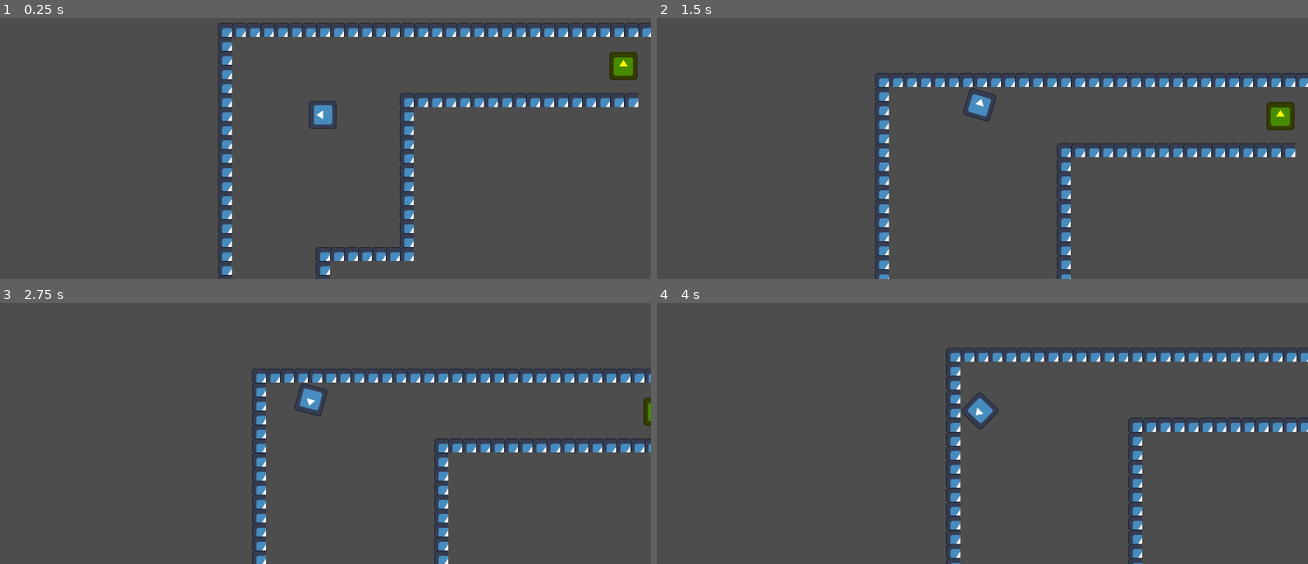
Above: before the commit, frames 1-4 (two rows, left to right).
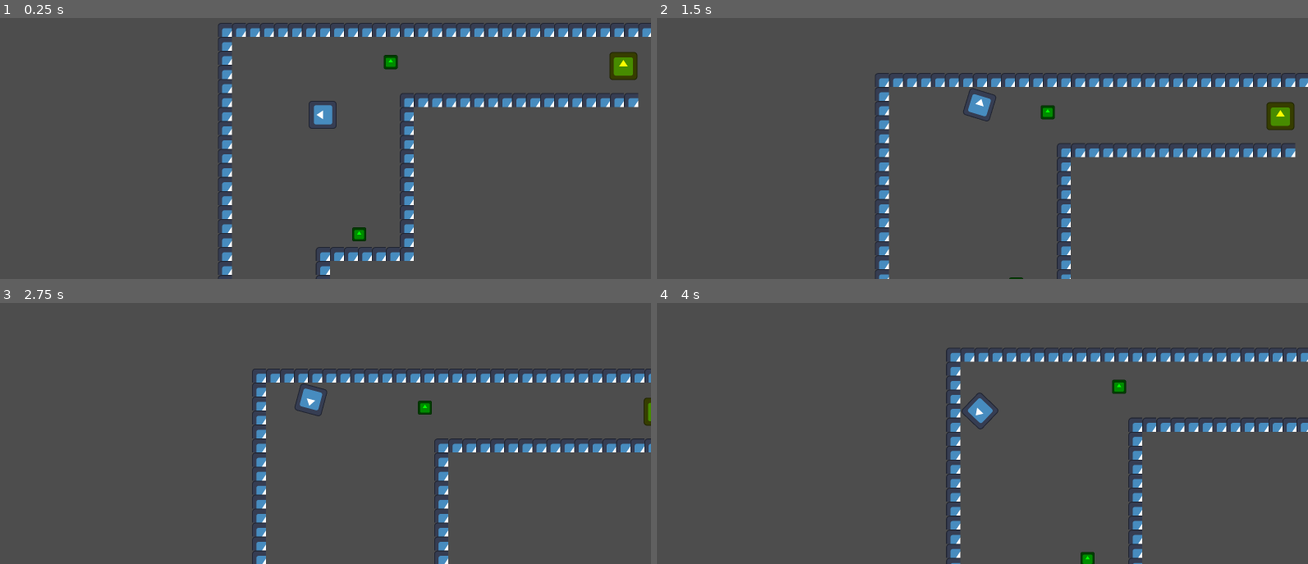
Above: after the commit, the same moments.

Repository: AltairGameStudio/Godot-Wild-Jam-93-Team-1
Game: Godot game, scene res://scenes/world.tscn
Two runs of this game, one before a commit and one after it. Both use one fixed random seed, a clock stepped at 60 frames per second and the inputs below. The engine's default icon, where the game draws it, is replaced by a stand-in: a white triangle on a blue panel in a dark square.
Inputs (mouse positions are in pixels of both pictures, inside the frame that each line leads up to):
- Up to frame 1 (0.25 s): no input
- Up to frame 2 (1.5 s): tap Enter at 0.5 s; move the mouse to (949, 179) at 0.52 s; hold Space (interact) 0.53-1.28 s; hold W (ui_up) from 0.53 s (still down); move the mouse to (1177, 164) at 1.27 s; click (1177, 164) at 1.35 s
- Up to frame 3 (2.75 s): move the mouse to (123, 349) at 2.02 s; release W (ui_up) at 2.03 s; hold A (ui_left) from 2.03 s (still down); hold Space (interact) from 2.03 s (still down)
- Up to frame 4 (4 s): move the mouse to (1015, 399) at 2.77 s; release Space (interact) at 2.78 s; click (1015, 399) at 2.85 s; move the mouse to (878, 318) at 3.52 s; release A (ui_left) at 3.53 s; hold S (ui_down) from 3.53 s (still down); hold Space (interact) from 3.53 s (still down)

The runs differ from the first frame. In frame 1, 0.2% of the frame differs, in the area x 54-62%, y 14-86%; in frame 2, 0.1%; in frame 3, 0.1%; in frame 4, 0.2%.

Commit message:
Alinhamento e tooltip no inventário

Diff:
--- a/project.godot
+++ b/project.godot
@@ -19,6 +19,10 @@
 
 window/size/viewport_width=1800
 window/size/viewport_height=900
+
+[gui]
+
+timers/tooltip_delay_sec=0.05
 
 [input]
 
--- a/scenes/hud.tscn
+++ b/scenes/hud.tscn
@@ -76,3 +76,129 @@
 texture = ExtResource("1_oo0fn")
 expand_mode = 1
 script = ExtResource("2_5ysmq")
+
+[node name="InventorySlot7" type="TextureRect" parent="InventoryScroll/VBoxContainer" unique_id=1878437833]
+modulate = Color(0, 0, 0, 1)
+custom_minimum_size = Vector2(60, 60)
+layout_mode = 2
+mouse_filter = 0
+texture = ExtResource("1_oo0fn")
+expand_mode = 1
+script = ExtResource("2_5ysmq")
+
+[node name="InventorySlot8" type="TextureRect" parent="InventoryScroll/VBoxContainer" unique_id=1579458111]
+modulate = Color(0, 0, 0, 1)
+custom_minimum_size = Vector2(60, 60)
+layout_mode = 2
+mouse_filter = 0
+texture = ExtResource("1_oo0fn")
+expand_mode = 1
+script = ExtResource("2_5ysmq")
+
+[node name="InventorySlot9" type="TextureRect" parent="InventoryScroll/VBoxContainer" unique_id=1116091154]
+modulate = Color(0, 0, 0, 1)
+custom_minimum_size = Vector2(60, 60)
+layout_mode = 2
+mouse_filter = 0
+texture = ExtResource("1_oo0fn")
+expand_mode = 1
+script = ExtResource("2_5ysmq")
+
+[node name="InventorySlot10" type="TextureRect" parent="InventoryScroll/VBoxContainer" unique_id=2033874821]
+modulate = Color(0, 0, 0, 1)
+custom_minimum_size = Vector2(60, 60)
+layout_mode = 2
+mouse_filter = 0
+texture = ExtResource("1_oo0fn")
+expand_mode = 1
+script = ExtResource("2_5ysmq")
+
+[node name="InventorySlot11" type="TextureRect" parent="InventoryScroll/VBoxContainer" unique_id=61503087]
+modulate = Color(0, 0, 0, 1)
+custom_minimum_size = Vector2(60, 60)
+layout_mode = 2
+mouse_filter = 0
+texture = ExtResource("1_oo0fn")
+expand_mode = 1
+script = ExtResource("2_5ysmq")
+
+[node name="InventorySlot12" type="TextureRect" parent="InventoryScroll/VBoxContainer" unique_id=2119263953]
+modulate = Color(0, 0, 0, 1)
+custom_minimum_size = Vector2(60, 60)
+layout_mode = 2
+mouse_filter = 0
+texture = ExtResource("1_oo0fn")
+expand_mode = 1
+script = ExtResource("2_5ysmq")
+
+[node name="InventorySlot13" type="TextureRect" parent="InventoryScroll/VBoxContainer" unique_id=385401487]
+modulate = Color(0, 0, 0, 1)
+custom_minimum_size = Vector2(60, 60)
+layout_mode = 2
+mouse_filter = 0
+texture = ExtResource("1_oo0fn")
+expand_mode = 1
+script = ExtResource("2_5ysmq")
+
+[node name="InventorySlot14" type="TextureRect" parent="InventoryScroll/VBoxContainer" unique_id=223704094]
+modulate = Color(0, 0, 0, 1)
+custom_minimum_size = Vector2(60, 60)
+layout_mode = 2
+mouse_filter = 0
+texture = ExtResource("1_oo0fn")
+expand_mode = 1
+script = ExtResource("2_5ysmq")
+
+[node name="InventorySlot15" type="TextureRect" parent="InventoryScroll/VBoxContainer" unique_id=1272669009]
+modulate = Color(0, 0, 0, 1)
+custom_minimum_size = Vector2(60, 60)
+layout_mode = 2
+mouse_filter = 0
+texture = ExtResource("1_oo0fn")
+expand_mode = 1
+script = ExtResource("2_5ysmq")
+
+[node name="InventorySlot16" type="TextureRect" parent="InventoryScroll/VBoxContainer" unique_id=516504599]
+modulate = Color(0, 0, 0, 1)
+custom_minimum_size = Vector2(60, 60)
+layout_mode = 2
+mouse_filter = 0
+texture = ExtResource("1_oo0fn")
+expand_mode = 1
+script = ExtResource("2_5ysmq")
+
+[node name="InventorySlot17" type="TextureRect" parent="InventoryScroll/VBoxContainer" unique_id=583693861]
+modulate = Color(0, 0, 0, 1)
+custom_minimum_size = Vector2(60, 60)
+layout_mode = 2
+mouse_filter = 0
+texture = ExtResource("1_oo0fn")
+expand_mode = 1
+script = ExtResource("2_5ysmq")
+
+[node name="InventorySlot18" type="TextureRect" parent="InventoryScroll/VBoxContainer" unique_id=709666138]
+modulate = Color(0, 0, 0, 1)
+custom_minimum_size = Vector2(60, 60)
+layout_mode = 2
+mouse_filter = 0
+texture = ExtResource("1_oo0fn")
+expand_mode = 1
+script = ExtResource("2_5ysmq")
+
+[node name="InventorySlot19" type="TextureRect" parent="InventoryScroll/VBoxContainer" unique_id=1269273904]
+modulate = Color(0, 0, 0, 1)
+custom_minimum_size = Vector2(60, 60)
+layout_mode = 2
+mouse_filter = 0
+texture = ExtResource("1_oo0fn")
+expand_mode = 1
+script = ExtResource("2_5ysmq")
+
+[node name="InventorySlot20" type="TextureRect" parent="InventoryScroll/VBoxContainer" unique_id=1568784360]
+modulate = Color(0, 0, 0, 1)
+custom_minimum_size = Vector2(60, 60)
+layout_mode = 2
+mouse_filter = 0
+texture = ExtResource("1_oo0fn")
+expand_mode = 1
+script = ExtResource("2_5ysmq")
--- a/scenes/world.tscn
+++ b/scenes/world.tscn
@@ -37,8 +37,12 @@
 position = Vector2(-3203, -5883)
 
 [node name="CollectableItem" parent="." unique_id=257072854 instance=ExtResource("6_i7141")]
-position = Vector2(-4777, -4617)
+position = Vector2(-4266, -5901)
 
 [node name="CollectableItem2" parent="." unique_id=915468564 instance=ExtResource("6_i7141")]
-position = Vector2(-4777, -4617)
+position = Vector2(-4410, -5114)
 item_id = "pliers2"
+
+[node name="CollectableItem3" parent="." unique_id=1146840372 instance=ExtResource("6_i7141")]
+position = Vector2(-4923, -4501)
+item_id = "pliers3"
--- a/scripts/inventory_manager.gd
+++ b/scripts/inventory_manager.gd
@@ -1,13 +1,36 @@
 extends VBoxContainer
 
+func _ready() -> void:
+	reorganize()
+
 func add_item(id: String, tex: Texture2D) -> bool:
-	# Percorre todos os slots filhos
+	# Encontra o primeiro slot livre
 	for slot in get_children():
-		# Verifica se o slot está vazio
 		if slot.item_id == "":
 			slot.item_id = id
 			slot.texture = tex
-			slot.modulate = Color(1, 1, 1, 1)
+			# Reorganiza para puxar os itens e revelar o slot
+			reorganize()
 			return true
 
+	print("Inventário cheio!")
 	return false
+
+func reorganize() -> void:
+	var active_items = []
+
+	for slot in get_children():
+		if slot.item_id != "":
+			active_items.append({"id": slot.item_id, "tex": slot.texture})
+
+		slot.item_id = ""
+		slot.texture = null
+		slot.visible = false
+
+	# Recoloca os itens de volta em ordem sem deixar buracos e torna visível
+	for i in range(active_items.size()):
+		var slot = get_child(i)
+		slot.item_id = active_items[i]["id"]
+		slot.texture = active_items[i]["tex"]
+		slot.modulate = Color(1, 1, 1, 1)
+		slot.visible = true
--- a/scripts/inventory_slot.gd
+++ b/scripts/inventory_slot.gd
@@ -1,6 +1,11 @@
 extends TextureRect
 
-@export var item_id: String = ""
+@export var item_id: String = "":
+	set(value):
+		item_id = value
+		# Atualiza o texto do hover
+		tooltip_text = value if value != "" else ""
+
 var is_dragging: bool = false
 
 func _ready() -> void:
@@ -65,4 +70,7 @@
 						# Limpa a imagem
 						texture = null
 						modulate = Color(0, 0, 0, 1)
+
+						# Avisa o inventário para puxar os itens de baixo para cima
+						get_parent().reorganize()
 					break
